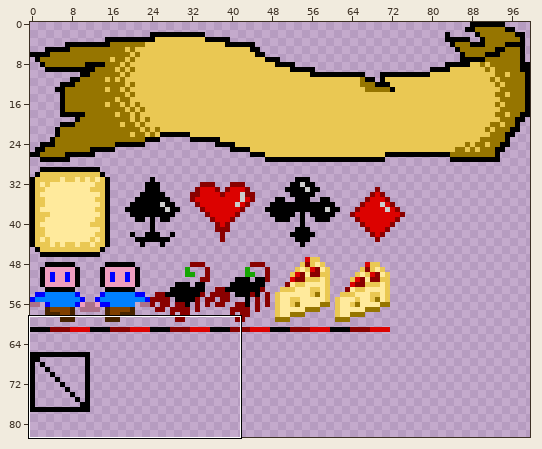
One commit to this sprite sheet: tinyrpg/rsc/images.png. The picture above shows the old version from afar; the outline marks the close-up.
Close-up. First the earlier version:
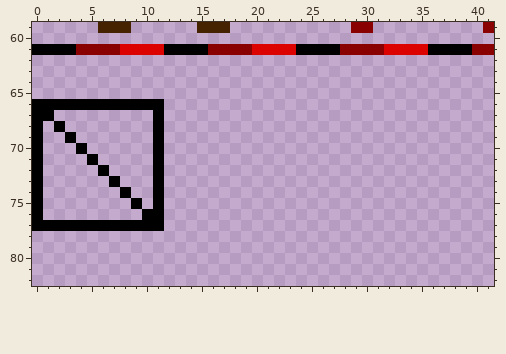
The file is 100x100 pixels. Pixels under 10% opacity are left out. Shown: x 0..41, y 59..82. The wide view leaves out empty margins.
The result:
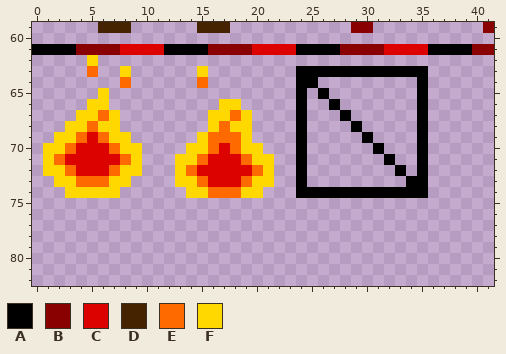
Palette (. is transparent): A #000000  B #890100  C #dc0200  D #462300  E #ff6a00  F #ffd800
Commit message: added flame animations and animated tiles
The exact change:
y 62: x 5 . -> F
y 63: x 5 . -> E; x 8 . -> F; x 15 . -> F; x 24..35 ............ -> AAAAAAAAAAAA
y 64: x 8 . -> E; x 15 . -> E; x 24..25 .. -> AA; x 35 . -> A
y 65: x 6 . -> F; x 24 . -> A; x 26 . -> A; x 35 . -> A
y 66: x 0..11 AAAAAAAAAAAA -> .....FF.....; x 17..18 .. -> FF; x 24 . -> A; x 27 . -> A; x 35 . -> A
y 67: x 0..1 AA -> ..; x 4..7 .... -> FFEF; x 11 A -> .; x 16..19 .... -> FFEF; x 24 . -> A; x 28 . -> A; x 35 . -> A
y 68: x 0 A -> .; x 2..7 A..... -> .FFEFF; x 11 A -> .; x 16..19 .... -> FEFF; x 24 . -> A; x 29 . -> A; x 35 . -> A
y 69: x 0 A -> .; x 2..8 .A..... -> FFECEFF; x 11 A -> .; x 15..19 ..... -> FEEEF; x 24 . -> A; x 30 . -> A; x 35 . -> A
y 70: x 0..9 A...A..... -> .FFECCCEFF; x 11 A -> .; x 14..20 ....... -> FFECEFF; x 24 . -> A; x 31 . -> A; x 35 . -> A
y 71: x 0..9 A....A.... -> .FECCCCCEF; x 11 A -> .; x 13..21 ......... -> FFECCCEFF; x 24 . -> A; x 32 . -> A; x 35 . -> A
y 72: x 0..9 A.....A... -> .FFECCCEFF; x 11 A -> .; x 13..21 ......... -> FECCCCCEF; x 24 . -> A; x 33 . -> A; x 35 . -> A
y 73: x 0 A -> .; x 2..8 .....A. -> FFEEEFF; x 11 A -> .; x 13..21 ......... -> FFECCCEFF; x 24 . -> A; x 34..35 .. -> AA
y 74: x 0 A -> .; x 3..8 .....A -> FFFFF.; x 11 A -> .; x 14..20 ....... -> FFEEEFF; x 24..35 ............ -> AAAAAAAAAAAA
y 75: x 0 A -> .; x 9 A -> .; x 11 A -> .
y 76: x 0 A -> .; x 10..11 AA -> ..
y 77: x 0..11 AAAAAAAAAAAA -> ............
Boxes around the changes in both close-ups, in picture pixels (x1, y1, x2, y2):
changed: (32, 55, 428, 231)
